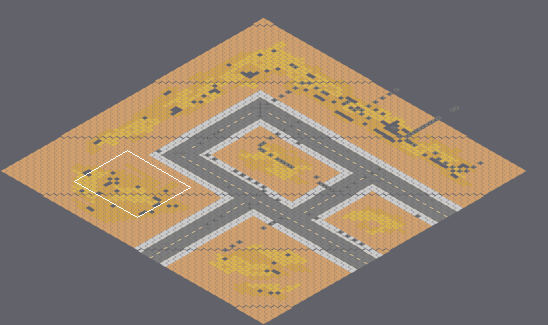
Tiled map: hcg/resources/maps/maps/suburbanWasteland_normal_02.tmx. Above: a wide view before the commit, with the close-up outlined.
Close-up. As it was:
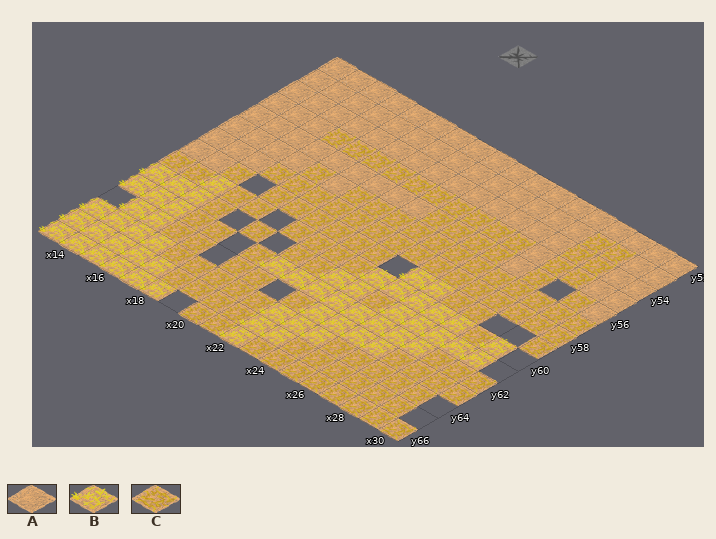
Cells are 55x32 px. Isometric: x runs down to the right, y down to the left. Shown: x 13..30, y 52..66. The commit also changed other parts of the map, which this record leaves out.
Key: from "dried-grass": A 0, B 1, C 2.
_ is an empty cell.
Layers that did not change in this view are not listed.
Layer "Copy of generalTerrain" before, first column x 13:
52 AAAAAAAAAAAAAAAAAA
53 AAAAAAAAAAAAAACCAA
54 AAAAAAAAAAAAAACCAA
55 AAACCCCCCCCCCACCAA
56 AAAAAAAAACCCCAC_CA
57 AAAACACCCCCCCCCCCC
58 AAACCCCCCCCCCCCCCC
59 AAC_CCCCCC_BBCC__C
60 CCBCC_CCCCBBBBBCB_
61 BBBC_C_CCBBCBBBBB_
62 BBBCC_CBBBBBBBBCCC
63 _BBCC_CC_CBBBBCCCC
64 BBBBCCCCCBBBCCCCC_
65 BBBBBCCCCBBCCCCCC_
66 BBBBBB_CCBCCCCCCCC
After the commit:
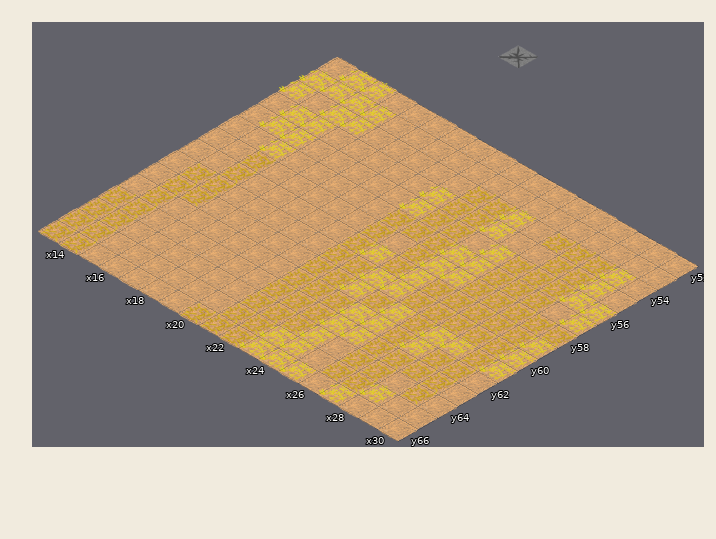
What changed:
Changed rows in their new state; . is an unchanged cell.
Layer "Copy of generalTerrain":
first column x 13:
52 .BB...............
53 BBBB..........AA..
54 B.BB.....CCB.C..B.
55 .BBAAAAAB..BA...B.
56 .BB.....B..ABC.CBB
57 ..B.A.AA...BB...AB
58 ..CAAAAA.A.BB.....
59 ...AAAAA.BC.C..CCB
60 A.CAAAAA....CCC.CB
61 ACCAAAAA.C...C..CB
62 ACAAAAAACCC..C...A
63 CCAAAAAAC.C..C...A
64 CCAAAAAA.CC.A..A.A
65 CCAAAAAA.C.BA..BAA
66 CCAAAAA..CBBBABAAA
